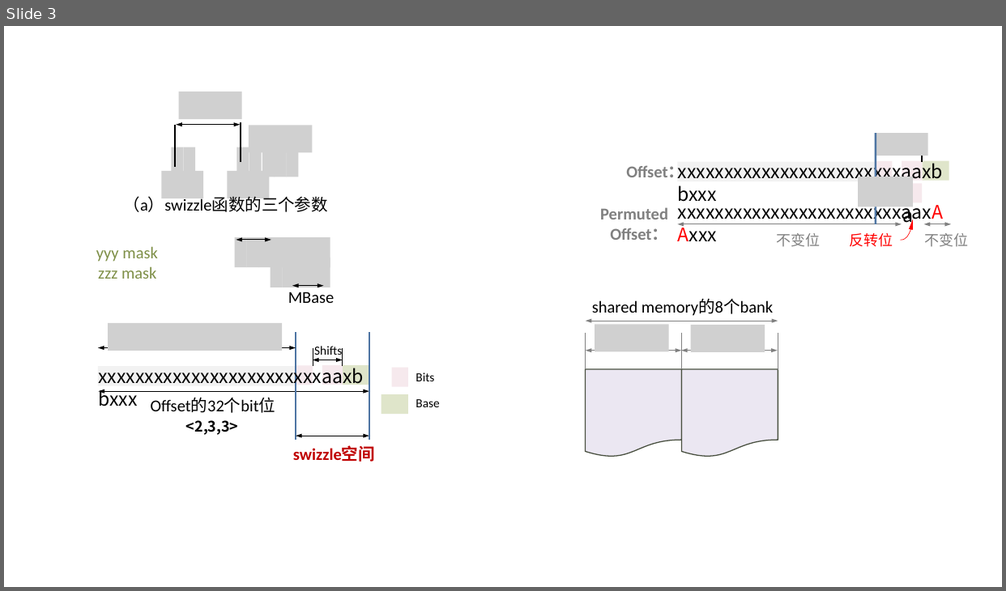
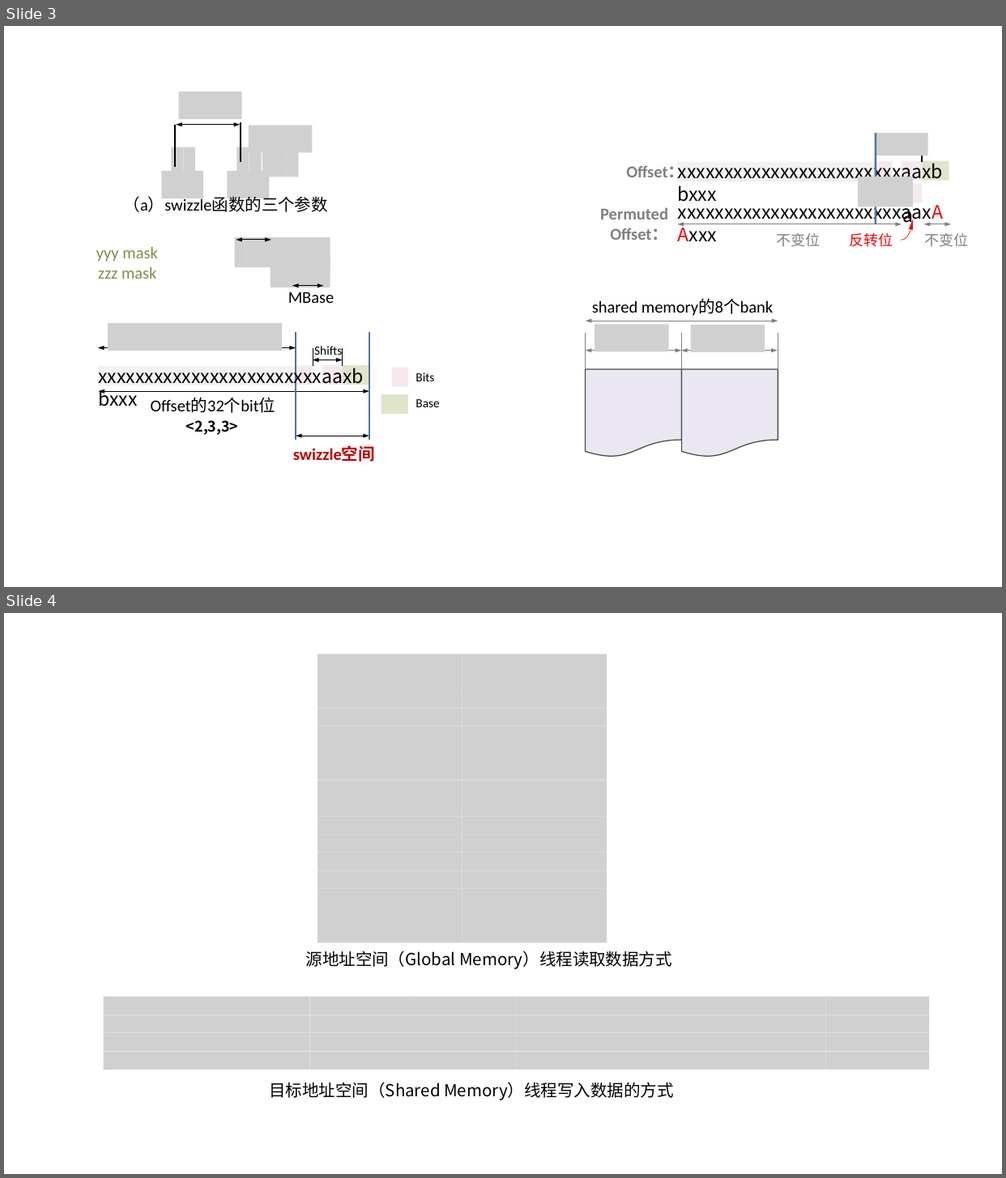
Before and after one commit to lcy-seso/DLFrameworkTest, a slide deck: Cuda/cute/swizzle/figures/swizzle.pptx. Shown one above the other, each under a label of ours: slide 3 before the commit, slides 3 and 4 after it. The pictures are 1006x591 and 1006x1178 pixels, drawn with LibreOffice and Linux fonts; fonts in the diff are those of the drawing; grey boxes stand for pictures. Boxes give left, top, right and bottom in pixels: in the first picture for what was removed or moved away, otherwise in the second. Text is boxed around its words. In the diff, an @@ line names an element or a change of style, - is before the commit and + after.

```diff
--- a/Cuda/cute/swizzle/figures/swizzle.pptx
+++ b/Cuda/cute/swizzle/figures/swizzle.pptx
@@ slide 4 added at <box>4,613,1002,1174</box>, background #FFFFFF @@
@@ group added at <box>306,654,672,969</box>: 32 pictures, 1 text @@
+源地址空间（Global Memory）线程读取数据方式
@@ group added at <box>104,997,929,1101</box>: 32 pictures, 1 text @@
+目标地址空间（Shared Memory）线程写入数据的方式
```
Also in this commit, not shown: 3 other files.
